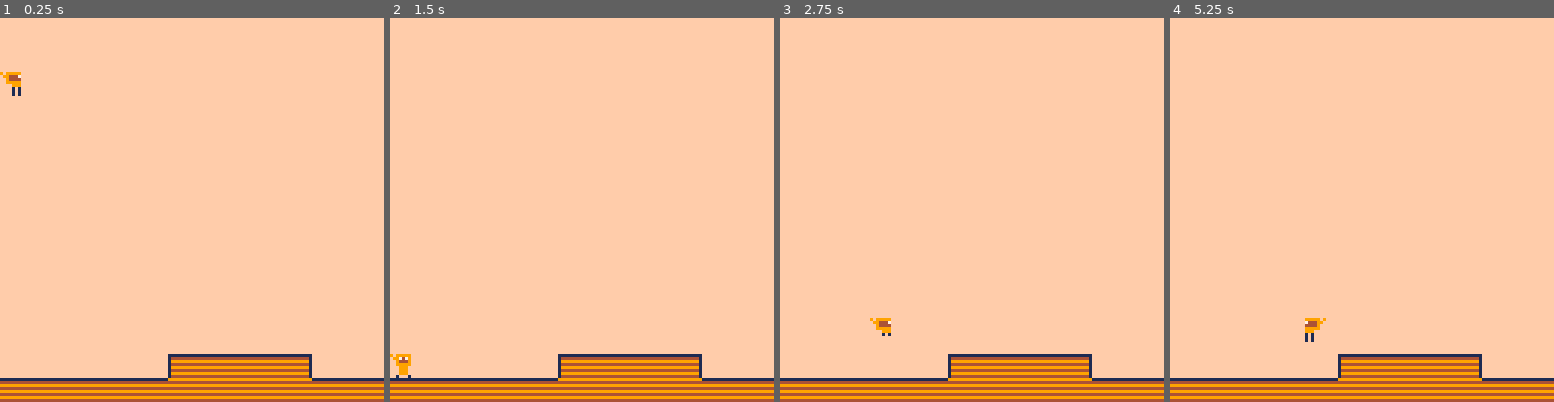
Above: before the commit, frames 1-4 (left to right).
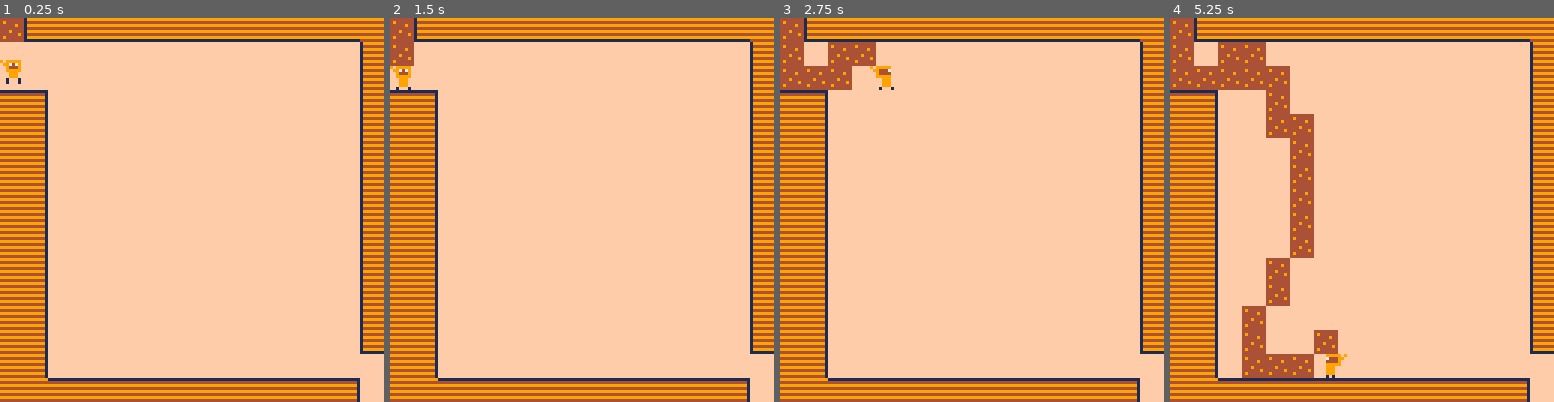
Above: after the commit, the same moments.

Repository: Loremus299/Cozy-Fall-Jam-2026
Game: PICO-8 cartridge i.p8
Same seed, same stepped clock (60 frames per second), same inputs: the game is played once before the commit and once after it.
Inputs:
- Up to frame 1 (0.25 s): no input
- Up to frame 2 (1.5 s): tap X (X key) at 0.33, 1.07 s; tap O (Z key) at 0.7 s
- Up to frame 3 (2.75 s): hold Right 1.6-2.1 s; tap O (Z key) at 1.7, 2.1, 2.5 s; tap X (X key) at 1.85 s; hold Up 2.15-2.42 s; hold Right from 2.47 s (still down)
- Up to frame 4 (5.25 s): tap O (Z key) every 0.4 s from 2.9 to 4.9 s; tap X (X key) at 2.97, 4.08, 5.2 s; release Right at 3.03 s; hold Left 3.08-3.58 s; hold Down 3.63-3.97 s; hold Right 4.02-4.68 s; hold Up 4.73-5.03 s; hold Left from 5.08 s (still down)

The runs differ from the first frame. In frame 1, 24% of the frame differs, in the area x 0-100%, y 0-100%; in frame 2, 24%; in frame 3, 27%; in frame 4, 34%.

Commit message:
TRAILS WORK

Diff:
--- a/i.p8
+++ b/i.p8
@@ -23,6 +23,21 @@
       or fget(mget(tw, ty), f)
       or fget(mget(tx, th), f)
       or fget(mget(tw, th), f)
+end
+
+function trail(o, sd)
+	local tx = flr(o.x / 8) + (sd.mapX * 16)
+  local ty = flr(o.y / 8) + (sd.mapY * 16)
+  local tw = flr((o.x + o.w * 8 - 1) / 8) + (sd.mapX * 16)
+  local th = flr((o.y + o.h * 8 - 1) / 8) + (sd.mapY * 16)
+
+	local touching = (tx <= o.old.x and tw >= o.old.x and ty <= o.old.y and th >= o.old.y)
+
+	if not touching then
+		mset(o.old.x, o.old.y, 6)
+		o.old.x = flr((o.x + (o.w / 2)) / 8) + (sd.mapX * 16)
+		o.old.y = flr((o.y + (o.h / 2)) / 8) + (sd.mapY * 16)
+	end
 end
 -->8
 sceneManager = {
@@ -36,6 +51,10 @@
 			plr = {
 				spr = 17,
 				grounded = false,
+
+				old = {
+					x = 0, y = 0
+				},
 
 				x = 0, y = 0,
 				w = 1, h = 1,
@@ -134,12 +153,14 @@
 			local state = plr.anims[plr.animState]
 			plr.animIndex = (plr.animIndex % #state.sprs) + 1
 			plr.spr = state.sprs[plr.animIndex]
+
+			trail(plr, sd)
 		end,
+
 		draw = function()
 			cls(15)
-
+			map(sd.mapX * 16,sd.mapY * 16)
 			spr(plr.spr, plr.x, plr.y, plr.w, plr.h, plr.fx, plr.fy)
-			map(sd.mapX * 16,sd.mapY * 16)
 		end,
 
 		transition = false,
@@ -162,14 +183,14 @@
 end
 
 __gfx__
-00000000000330000000000000000000000000000000000000000000000000000000000000000000000000000000000000000000000000000000000000000000
-00000000001131000001100000041000000110000001900000000000000000000000000000000000000000000000000000000000000000000000000000000000
-00000000019999100019410000091000001491000001400000000000000000000000000000000000000000000000000000000000000000000000000000000000
-00000000199999910199941000091000014999100001400000000000000000000000000000000000000000000000000000000000000000000000000000000000
-00000000194994910199941000091000014999100001400000000000000000000000000000000000000000000000000000000000000000000000000000000000
-00000000199999910019410000091000001491000001400000000000000000000000000000000000000000000000000000000000000000000000000000000000
-00000000019449100001100000041000000110000001900000000000000000000000000000000000000000000000000000000000000000000000000000000000
-00000000001111000000000000000000000000000000000000000000000000000000000000000000000000000000000000000000000000000000000000000000
+00000000000330000000000000000000000000000000000044444444000000000000000000000000000000000000000000000000000000000000000000000000
+00000000001131000001100000041000000110000001900049444444000000000000000000000000000000000000000000000000000000000000000000000000
+00000000019999100019410000091000001491000001400044444944000000000000000000000000000000000000000000000000000000000000000000000000
+00000000199999910199941000091000014999100001400044444444000000000000000000000000000000000000000000000000000000000000000000000000
+00000000194994910199941000091000014999100001400044494444000000000000000000000000000000000000000000000000000000000000000000000000
+00000000199999910019410000091000001491000001400044444494000000000000000000000000000000000000000000000000000000000000000000000000
+00000000019449100001100000041000000110000001900049444444000000000000000000000000000000000000000000000000000000000000000000000000
+00000000001111000000000000000000000000000000000044444444000000000000000000000000000000000000000000000000000000000000000000000000
 00100100909999909099999090999990909999909099999000000000000000000000000000000000000000000000000000000000000000000000000000000000
 01911910099747900997479009944470099444700994447000000000000000000000000000000000000000000000000000000000000000000000000000000000
 19999991009444900094449000944440009444400094444090999990000000000000000000000000000000000000000000000000000000000000000000000000
@@ -219,22 +240,22 @@
 19999999999999999999999100000000000000000000000000000000000000000000000000000000000000000000000000000000000000000000000000000000
 11111111111111111111111100000000000000000000000000000000000000000000000000000000000000000000000000000000000000000000000000000000
 __gff__
-0000000000000000000000000000000000000000000000000000000000000000000000000000000000000000000000000000000000000000000000000000000003030300000000000000000000000000010101000000000000000000000000000101010000000000000000000000000000000000000000000000000000000000
+0000000000000300000000000000000000000000000000000000000000000000000000000000000000000000000000000000000000000000000000000000000003030300000000000000000000000000010101000000000000000000000000000303030000000000000000000000000000000000000000000000000000000000
 0000000000000000000000000000000000000000000000000000000000000000000000000000000000000000000000000000000000000000000000000000000000000000000000000000000000000000000000000000000000000000000000000000000000000000000000000000000000000000000000000000000000000000
 __map__
-0000000000000000000000000000000000000000000000000000000000000000000000000000000000000000000000000000000000000000000000000000000000000000000000000000000000000000000000000000000000000000000000000000000000000000000000000000000000000000000000000000000000000000
-0000000000000000000000000000000000000000000000000000000000000000000000000000000000000000000000000000000000000000000000000000000000000000000000000000000000000000000000000000000000000000000000000000000000000000000000000000000000000000000000000000000000000000
-0000000000000000000000000000000000000000000000000000000000000000000000000000000000000000000000000000000000000000000000000000000000000000000000000000000000000000000000000000000000000000000000000000000000000000000000000000000000000000000000000000000000000000
-0000000000000000000000000000000000000000000000000000000000000000000000000000000000000000000000000000000000000000000000000000000000000000000000000000000000000000000000000000000000000000000000000000000000000000000000000000000000000000000000000000000000000000
-0000000000000000000000000000000000000000000000000000000000000000000000000000000000000000000000000000000000000000000000000000000000000000000000000000000000000000000000000000000000000000000000000000000000000000000000000000000000000000000000000000000000000000
-0000000000000000000000000000000000000000000000000000000000000000000000000000000000000000000000000000000000000000000000000000000000000000000000000000000000000000000000000000000000000000000000000000000000000000000000000000000000000000000000000000000000000000
-0000000000000000000000000000000000000000000000000000000000000000000000000000000000000000000000000000000000000000000000000000000000000000000000000000000000000000000000000000000000000000000000000000000000000000000000000000000000000000000000000000000000000000
-0000000000000000000000000000000000000000000000000000000000000000000000000000000000000000000000000000000000000000000000000000000000000000000000000000000000000000000000000000000000000000000000000000000000000000000000000000000000000000000000000000000000000000
-0000000000000000000000000000000000000000000000000000000000000000000000000000000000000000000000000000000000000000000000000000000000000000000000000000000000000000000000000000000000000000000000000000000000000000000000000000000000000000000000000000000000000000
-0000000000000000000000000000000000000000000000000000000000000000000000000000000000000000000000000000000000000000000000000000000000000000000000000000000000000000000000000000000000000000000000000000000000000000000000000000000000000000000000000000000000000000
-0000000000000000000000000000000000000000000000000000000000000000000000000000000000000000000000000000000000000000000000000000000000000000000000000000000000000000000000000000000000000000000000000000000000000000000000000000000000000000000000000000000000000000
-0000000000000000000000000000000000000000000000000000000000000000000000000000000000000000000000000000000000000000000000000000000000000000000000000000000000000000000000000000000000000000000000000000000000000000000000000000000000000000000000000000000000000000
-0000000000000000000000000000000000000000000000000000000000000000000000000000000000000000000000000000000000000000000000000000000000000000000000000000000000000000000000000000000000000000000000000000000000000000000000000000000000000000000000000000000000000000
-0000000000000000000000000000000000000000000000000000000000000000000000000000000000000000000000000000000000000000000000000000000000000000000000000000000000000000000000000000000000000000000000000000000000000000000000000000000000000000000000000000000000000000
-0000000000000040414141414200000000000000000000000000000000000000000000000000000000000000000000000000000000000000000000000000000000000000000000000000000000000000000000000000000000000000000000000000000000000000000000000000000000000000000000000000000000000000
-4141414141414151515151515141414100000000000000000000000000000000000000000000000000000000000000000000000000000000000000000000000000000000000000000000000000000000000000000000000000000000000000000000000000000000000000000000000000000000000000000000000000000000
+0060616161616161616161616161615100000000000000000000000000000000000000000000000000000000000000000000000000000000000000000000000000000000000000000000000000000000000000000000000000000000000000000000000000000000000000000000000000000000000000000000000000000000
+0000000000000000000000000000005000000000000000000000000000000000000000000000000000000000000000000000000000000000000000000000000000000000000000000000000000000000000000000000000000000000000000000000000000000000000000000000000000000000000000000000000000000000
+0000000000000000000000000000005000000000000000000000000000000000000000000000000000000000000000000000000000000000000000000000000000000000000000000000000000000000000000000000000000000000000000000000000000000000000000000000000000000000000000000000000000000000
+4142000000000000000000000000005000000000000000000000000000000000000000000000000000000000000000000000000000000000000000000000000000000000000000000000000000000000000000000000000000000000000000000000000000000000000000000000000000000000000000000000000000000000
+5152000000000000000000000000005000000000000000000000000000000000000000000000000000000000000000000000000000000000000000000000000000000000000000000000000000000000000000000000000000000000000000000000000000000000000000000000000000000000000000000000000000000000
+5152000000000000000000000000005000000000000000000000000000000000000000000000000000000000000000000000000000000000000000000000000000000000000000000000000000000000000000000000000000000000000000000000000000000000000000000000000000000000000000000000000000000000
+5152000000000000000000000000005000000000000000000000000000000000000000000000000000000000000000000000000000000000000000000000000000000000000000000000000000000000000000000000000000000000000000000000000000000000000000000000000000000000000000000000000000000000
+5152000000000000000000000000005000000000000000000000000000000000000000000000000000000000000000000000000000000000000000000000000000000000000000000000000000000000000000000000000000000000000000000000000000000000000000000000000000000000000000000000000000000000
+5152000000000000000000000000005000000000000000000000000000000000000000000000000000000000000000000000000000000000000000000000000000000000000000000000000000000000000000000000000000000000000000000000000000000000000000000000000000000000000000000000000000000000
+5152000000000000000000000000005000000000000000000000000000000000000000000000000000000000000000000000000000000000000000000000000000000000000000000000000000000000000000000000000000000000000000000000000000000000000000000000000000000000000000000000000000000000
+5152000000000000000000000000005000000000000000000000000000000000000000000000000000000000000000000000000000000000000000000000000000000000000000000000000000000000000000000000000000000000000000000000000000000000000000000000000000000000000000000000000000000000
+5152000000000000000000000000005000000000000000000000000000000000000000000000000000000000000000000000000000000000000000000000000000000000000000000000000000000000000000000000000000000000000000000000000000000000000000000000000000000000000000000000000000000000
+5152000000000000000000000000005000000000000000000000000000000000000000000000000000000000000000000000000000000000000000000000000000000000000000000000000000000000000000000000000000000000000000000000000000000000000000000000000000000000000000000000000000000000
+5152000000000000000000000000006000000000000000000000000000000000000000000000000000000000000000000000000000000000000000000000000000000000000000000000000000000000000000000000000000000000000000000000000000000000000000000000000000000000000000000000000000000000
+5152000000000000000000000000000000000000000000000000000000000000000000000000000000000000000000000000000000000000000000000000000000000000000000000000000000000000000000000000000000000000000000000000000000000000000000000000000000000000000000000000000000000000
+5151414141414141414141414141420000000000000000000000000000000000000000000000000000000000000000000000000000000000000000000000000000000000000000000000000000000000000000000000000000000000000000000000000000000000000000000000000000000000000000000000000000000000
